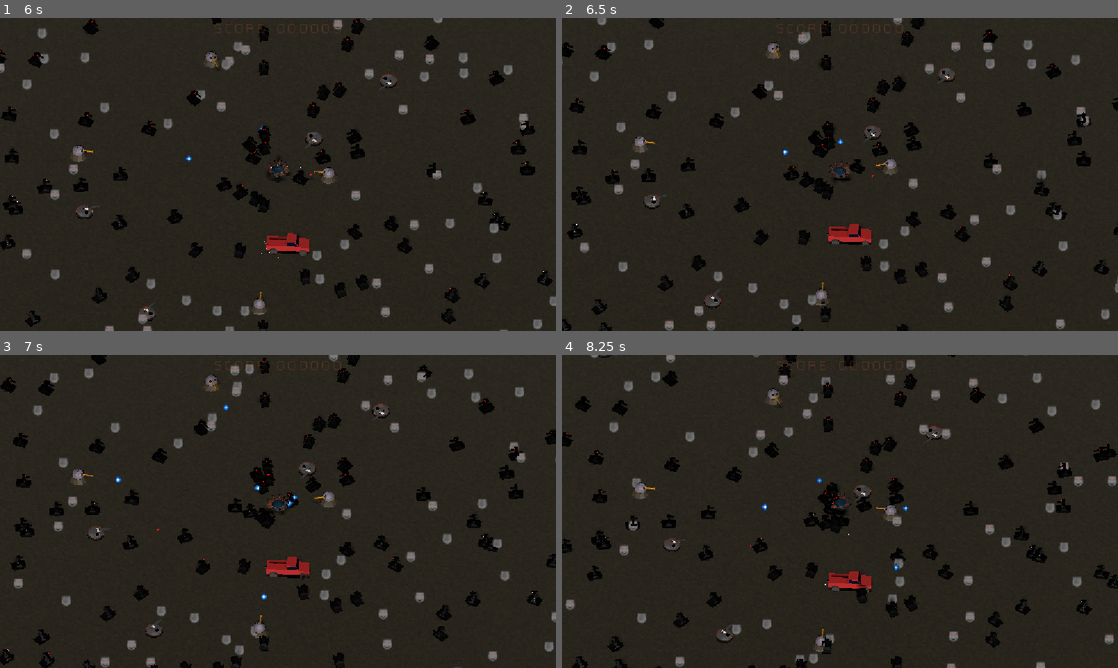
Above: before the commit, frames 1-4 (two rows, left to right).
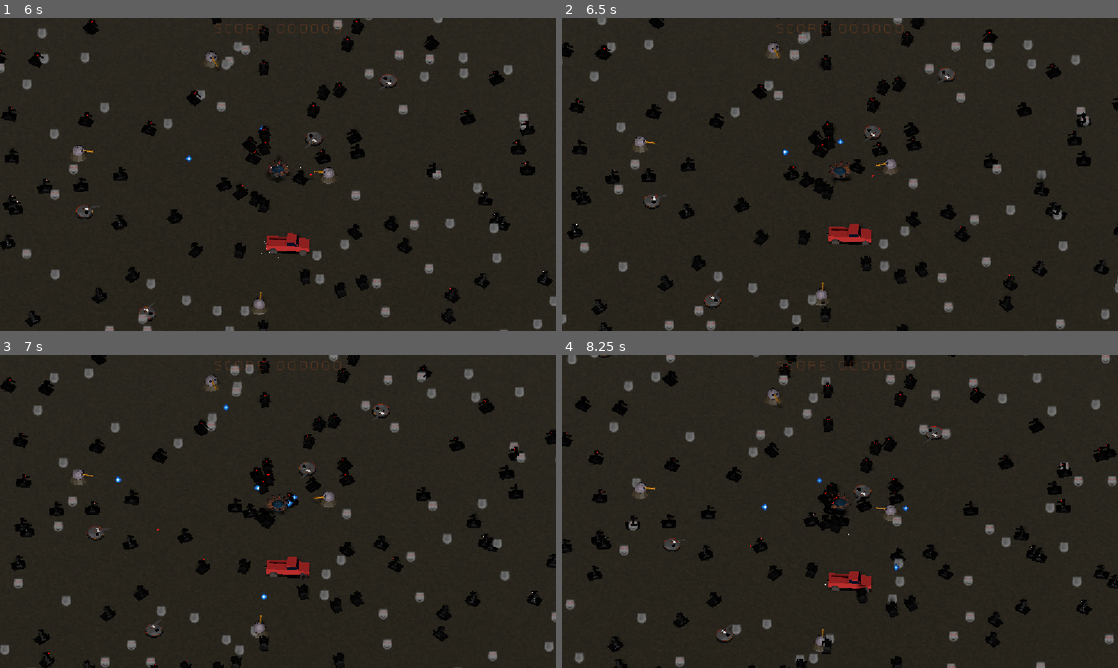
Above: after the commit, the same moments.

Repository: Gamkedo/terminus-2k28
Game: Godot game, scene res://level_menu.tscn
The game is run twice, just before and just after one commit, with the same random seed, the same clock (stepped at 60 frames per second) and the same inputs.
Inputs (mouse positions are in pixels of both pictures, inside the frame that each line leads up to):
- Up to frame 1 (6 s): click (278, 161) at 0.5 s; move the mouse to (400, 158) at 1.27 s; press the mouse at (400, 158) at 1.28 s; hold D (walk_right) 1.28-2 s; release the mouse at (400, 158) at 2 s; drag from (166, 190) to (250, 237) at 2.02 s; move the mouse to (333, 105) at 2.77 s; press the mouse at (333, 105) at 2.78 s; hold D (walk_right) 2.78-3.5 s; release the mouse at (333, 105) at 3.5 s; drag from (250, 237) to (111, 127) at 3.52 s; move the mouse to (444, 221) at 4.27 s; press the mouse at (444, 221) at 4.28 s; hold A (walk_left) 4.28-5 s; release the mouse at (444, 221) at 5 s; drag from (111, 127) to (194, 96) at 5.02 s; move the mouse to (305, 174) at 5.77 s; press the mouse at (305, 174) at 5.78 s; hold S (walk_down) from 5.78 s (still down)
- Up to frame 2 (6.5 s): keep holding S (walk_down)
- Up to frame 3 (7 s): release S (walk_down) at 6.5 s; release the mouse at (305, 511) at 6.5 s; drag from (194, 433) to (166, 527) at 6.52 s
- Up to frame 4 (8.25 s): move the mouse to (962, 495) at 7.27 s; press the mouse at (962, 495) at 7.28 s; hold W (walk_up) 7.28-8 s; release the mouse at (962, 495) at 8 s; drag from (728, 527) to (812, 574) at 8.02 s

Frame 1 is identical in both runs. In frame 2, less than 0.1% of the frame differs, in the area x 0-2%, y 94-100%; in frame 3, 0.1%; in frame 4, 0.2%, in the area x 0-99%, y 0-100%.

Commit message:
Loop enemies to edge of screen in survivor mode

Diff:
--- a/Scenes - Levels/areaSurvivor.tscn
+++ b/Scenes - Levels/areaSurvivor.tscn
@@ -14,6 +14,7 @@
 [ext_resource type="PackedScene" uid="uid://vdwb0cf16yx0" path="res://Scenes - Objects/enemy_stationary_turret.tscn" id="11_vx5xs"]
 [ext_resource type="PackedScene" uid="uid://c4bxgkgn3crmk" path="res://Scenes - Objects/Scenery/truck_scenery.tscn" id="13_u40bk"]
 [ext_resource type="PackedScene" uid="uid://bsqax7a47vrc6" path="res://Scenes - UI/game_over.tscn" id="14_ww2x6"]
+[ext_resource type="Script" uid="uid://cchqruxds1g4" path="res://Scripts/gameplay/world/enemy_looper.gd" id="15_v3a74"]
 
 [sub_resource type="StandardMaterial3D" id="StandardMaterial3D_42ddl"]
 albedo_color = Color(0.57, 0.57, 0.57, 1)
@@ -1770,3 +1771,7 @@
 transform = Transform3D(0.43197018, 0, -0.67335105, 0, 0.80000013, 0, 0.67335105, 0, 0.43197018, 73.57091, -1.9073486e-06, 64.355804)
 
 [node name="GameOverScreen" parent="." unique_id=397520369 instance=ExtResource("14_ww2x6")]
+
+[node name="EnemyLooper" type="Node3D" parent="." unique_id=1010977497 node_paths=PackedStringArray("enemy_container")]
+script = ExtResource("15_v3a74")
+enemy_container = NodePath("../Starter Enemies")
--- /dev/null
+++ b/Scripts/gameplay/world/enemy_looper.gd
@@ -0,0 +1,33 @@
+## Loop enemies to other edge of screen if they get too far from player
+extends Node
+
+## How frequently to try to loop enemies. It doesn't need to be THAT responsive,
+##  so making it longer (to increase performance) is probably fine.
+@export var check_frequency: float = 1.5
+## Node containing all the enemies. Currently in survivor scene it is "Starter Enemies"
+@export var enemy_container: Node3D = null
+## How far away from player before looping to other side
+@export var loop_range: float = 70.0
+
+var check_timer: float = 0.0
+
+func _ready() -> void:
+	if !enemy_container:
+		push_warning(name + " has no enemy_container set, enemies won't be looped!")
+
+func _process(delta: float) -> void:
+	check_timer += delta
+	if check_timer >= check_frequency:
+		check_timer = 0.0
+
+		if !enemy_container: return
+
+		var player_pos = GameGlobal.player_ref.global_position
+		for i in range(enemy_container.get_child_count()):
+			var cur_enemy: Node3D = enemy_container.get_child(i)
+			var orig_y = cur_enemy.global_position.y
+			var cur_diff: Vector3 = cur_enemy.global_position - player_pos
+			cur_diff.y = 0.0
+			if cur_diff.length_squared() > pow(loop_range, 2):
+				cur_enemy.global_position = player_pos - cur_diff.normalized() * loop_range
+				cur_enemy.global_position.y = orig_y
Not shown: 1 places in Scenes - Levels/areaSurvivor.tscn that only renumber resources
Not shown, added: Scripts/gameplay/world/enemy_looper.gd.uid
